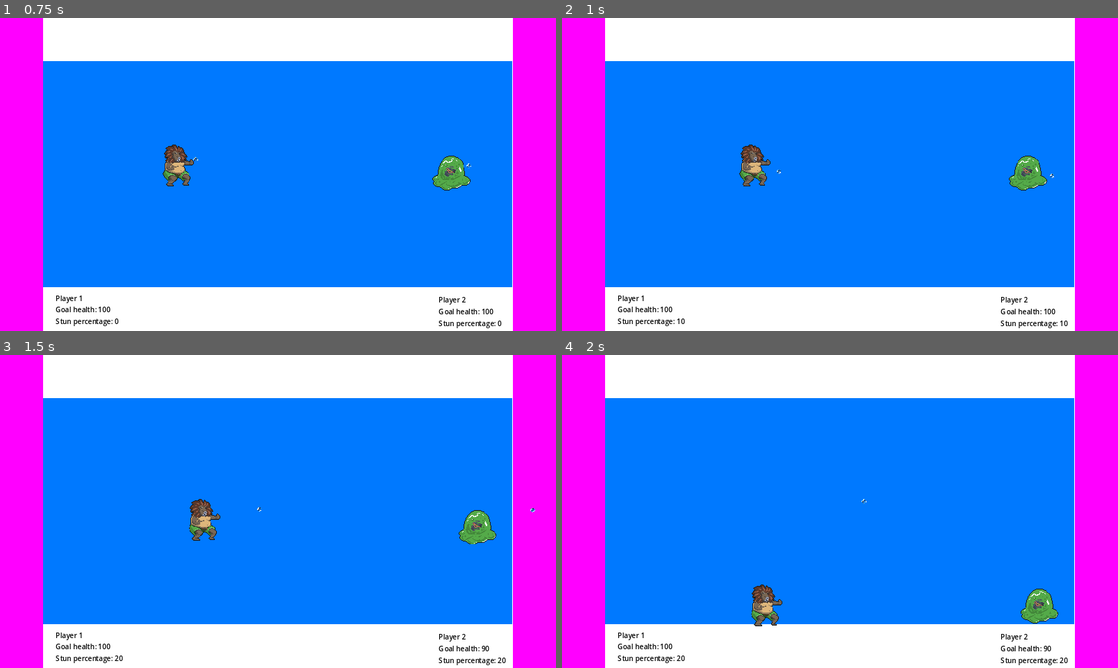
Above: before the commit, frames 1-4 (two rows, left to right).
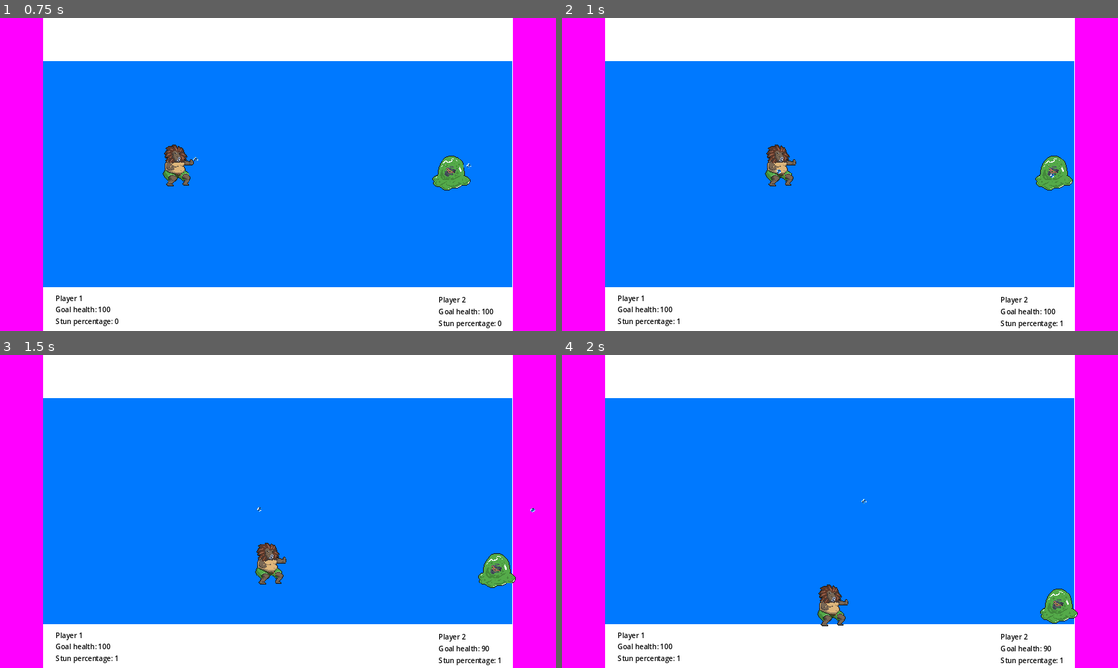
Above: after the commit, the same moments.

Repository: jaysc/bubel
Game: Godot game, scene res://scenes/main.tscn
Two runs of this game, one before a commit and one after it. Both use one fixed random seed, a clock stepped at 60 frames per second and the inputs below.
Inputs:
- Up to frame 1 (0.75 s): tap Enter at 0.5 s; hold Right (ui_right) from 0.53 s (still down); tap X (Attack) at 0.6 s
- Up to frame 2 (1 s): keep holding Right (ui_right)
- Up to frame 3 (1.5 s): release Right (ui_right) at 1.28 s; hold Down (ui_down) from 1.28 s (still down); tap Z (Dash) at 1.35 s
- Up to frame 4 (2 s): keep holding Down (ui_down)

Frame 1 is identical in both runs. In frame 2, 1.9% of the frame differs, in the area x 21-92%, y 40-99%; in frame 3, 2.0%, in the area x 20-93%, y 46-99%; in frame 4, 1.8%.

Commit message:
damage related to bubble size

Diff:
--- a/entities/player.gd
+++ b/entities/player.gd
@@ -49,7 +49,28 @@
 
 	move_and_slide()
 
-func hit(damage: float) -> void:
+func hit(size: float) -> void:
+	var damage = 0
+	if size < 10:
+		damage = 1;
+	elif size < 20:
+		damage = 2;
+	elif size < 30:
+		damage = 3;
+	elif size < 40:
+		damage = 4;
+	elif size < 50:
+		damage = 5
+	elif size < 60:
+		damage = 6;
+	elif size < 70:
+		damage = 7
+	elif size < 80:
+		damage = 8;
+	elif size < 90:
+		damage = 9
+	else:
+		damage = 10
 	Stun_Percentage = clamp( Stun_Percentage + damage, 0, 300);
 	if Stun_Timer <= 0:
 		Stun_Timer = Stun_Percentage
--- a/scripts/player_collision.gd
+++ b/scripts/player_collision.gd
@@ -13,5 +13,6 @@
 
 func _on_area_entered(area: Area2D) -> void:
 	print('HIT')
-	get_parent().hit(10)
-	pass # Replace with function body.
+	var bubble_size = area.get_parent().get("SIZE")
+	if bubble_size:
+		get_parent().hit(bubble_size)
